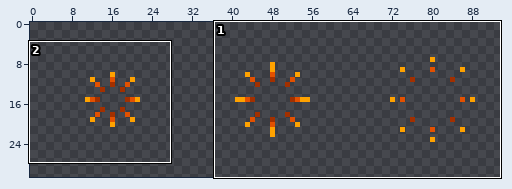
Edited in one commit: sprite sheet (src/assets/effects/fire_ball_explosion.png). Above: a wide view before the commit, with the close-up outlined.
Close-up. Before the edit:
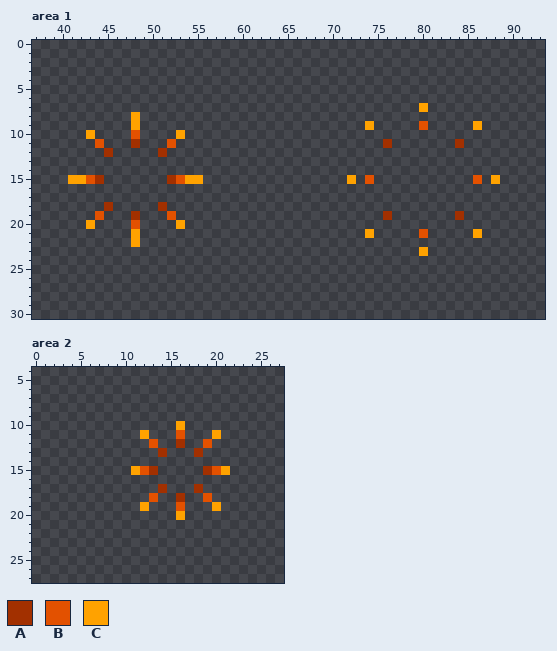
The file is 128x32 pixels. Shown: area 1: x 37..93, y 0..30; area 2: x 0..27, y 4..27. The wide view leaves out empty margins.
Palette (. is transparent): A #a23000  B #e35100  C #ffa200
Now the later version:
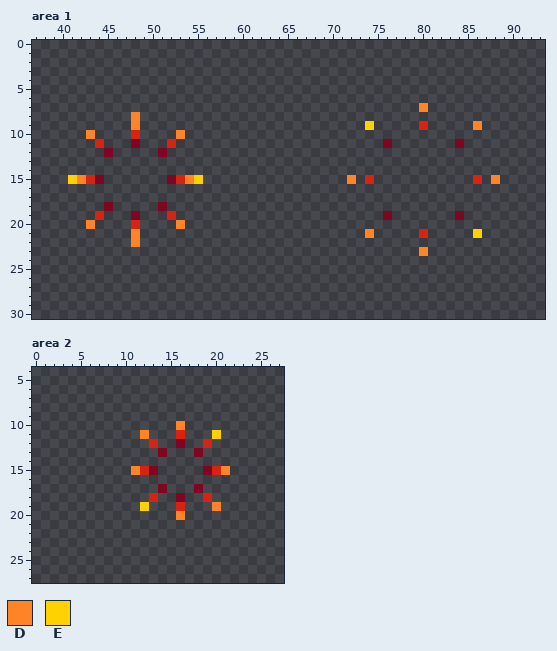
Colours new in this view: D #ff8426  E #ffd100
From old to new:
@@ palette @@
-A #a23000
+A #7f0622
-B #e35100
+B #d62411
--- area 1
@@ x 37..93 @@
  6 .........................................................
- 7 ...........................................C.............
- 8 ...........C.............................................
- 9 ...........C.........................C.....B.....C.......
-10 ......C....B....C........................................
+ 7 ...........................................D.............
+ 8 ...........D.............................................
+ 9 ...........D.........................E.....B.....D.......
+10 ......D....B....D........................................
 11 .......B...A...B.......................A.......A.........
@@ x 37..93 @@
 14 .........................................................
-15 ....CCBA.......ABCC................C.B...........B.C.....
+15 ....EDBA.......ABDE................D.B...........B.D.....
 16 .........................................................
@@ x 37..93 @@
 19 .......B...A...B.......................A.......A.........
-20 ......C....B....C........................................
-21 ...........C.........................C.....B.....C.......
-22 ...........C.............................................
-23 ...........................................C.............
+20 ......D....B....D........................................
+21 ...........D.........................D.....B.....E.......
+22 ...........D.............................................
+23 ...........................................D.............
 24 .........................................................
--- area 2
@@ x 10..22 @@
  9 .............
-10 ......C......
-11 ..C...B...C..
+10 ......D......
+11 ..D...B...E..
 12 ...B..A..B...
@@ x 9..23 @@
 14 ...............
-15 ..CBA.....ABC..
+15 ..DBA.....ABD..
 16 ...............
@@ x 10..22 @@
 18 ...B..A..B...
-19 ..C...B...C..
-20 ......C......
+19 ..E...B...D..
+20 ......D......
 21 .............
Where, in picture pixels (left, top, right, bottom), the same in both close-ups:
changed: (365, 103, 482, 148)
changed: (68, 112, 203, 247)
changed: (347, 175, 500, 256)
changed: (131, 421, 230, 520)
